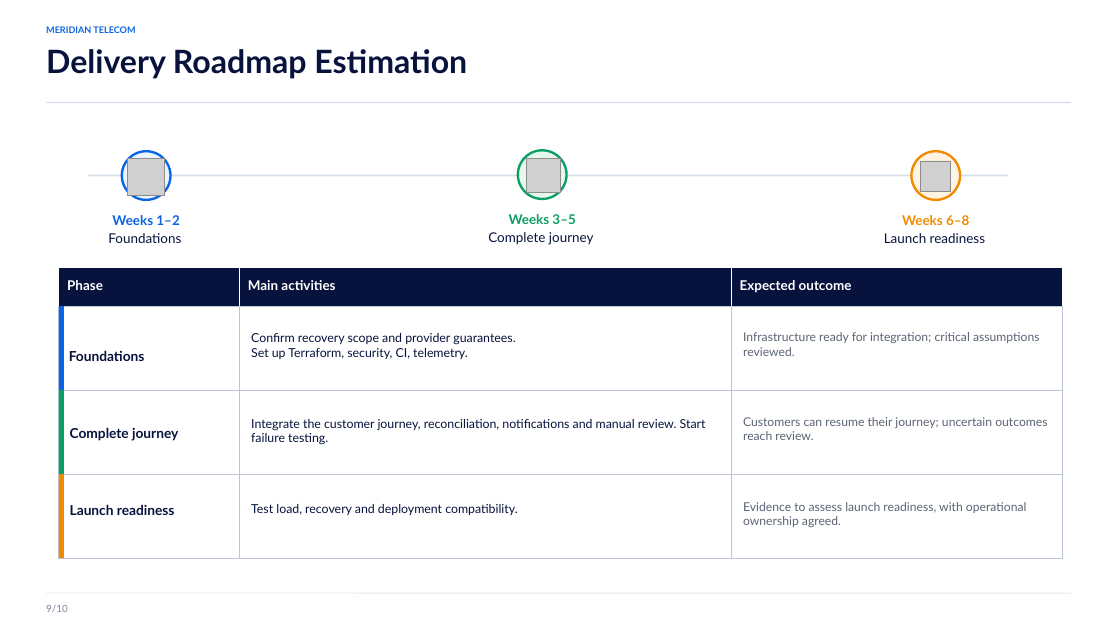
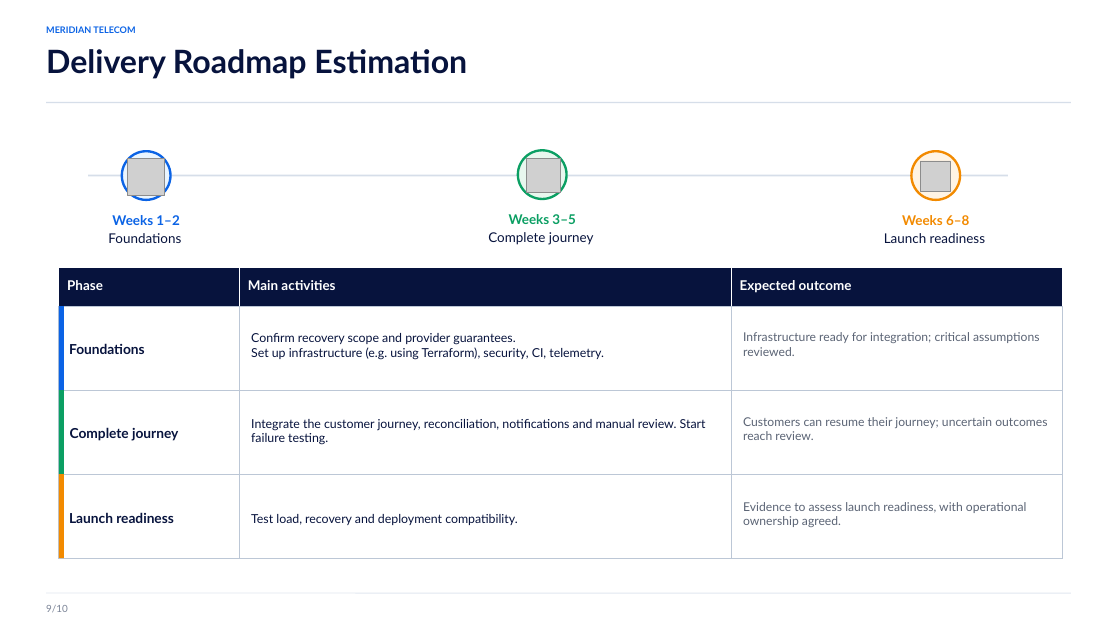
Before and after one commit to mattia-vincenzi/Meridian-Telecom, a slide deck: slide 18 of presentation/meridian_mattia_vincenzi.pptx (slide 17 before the commit). Drawn at 1120x630 pixels with LibreOffice and Linux fonts; fonts in the diff are those of the drawing; grey boxes stand for pictures. Boxes give left, top, right and bottom in pixels: in the first picture for what was removed or moved away, otherwise in the second. Text is boxed around its words. In the diff, an @@ line names an element or a change of style, - is before the commit and + after.

```diff
--- a/presentation/meridian_mattia_vincenzi.pptx
+++ b/presentation/meridian_mattia_vincenzi.pptx
@@ text "Foundations": place and size @@
-text "Foundations" at <box>69,350,145,361</box>
+text "Foundations" at <box>69,343,145,354</box>
@@ text at <box>251,347,604,360</box>: text changed @@
-Set up Terraform, security, CI, telemetry.
+Set up infrastructure (e.g. using Terraform), security, CI, telemetry.
@@ text "Launch readiness": place and size @@
-text "Launch readiness" at <box>70,504,175,515</box>
+text "Launch readiness" at <box>69,512,174,523</box>
@@ text "Test load, recovery and deployment ...": place and size @@
-text "Test load, recovery and deployment ..." at <box>251,504,517,515</box>
+text "Test load, recovery and deployment ..." at <box>251,514,517,525</box>
```
Also in this commit, not shown: 10 other slides changed, 1 slide added.
